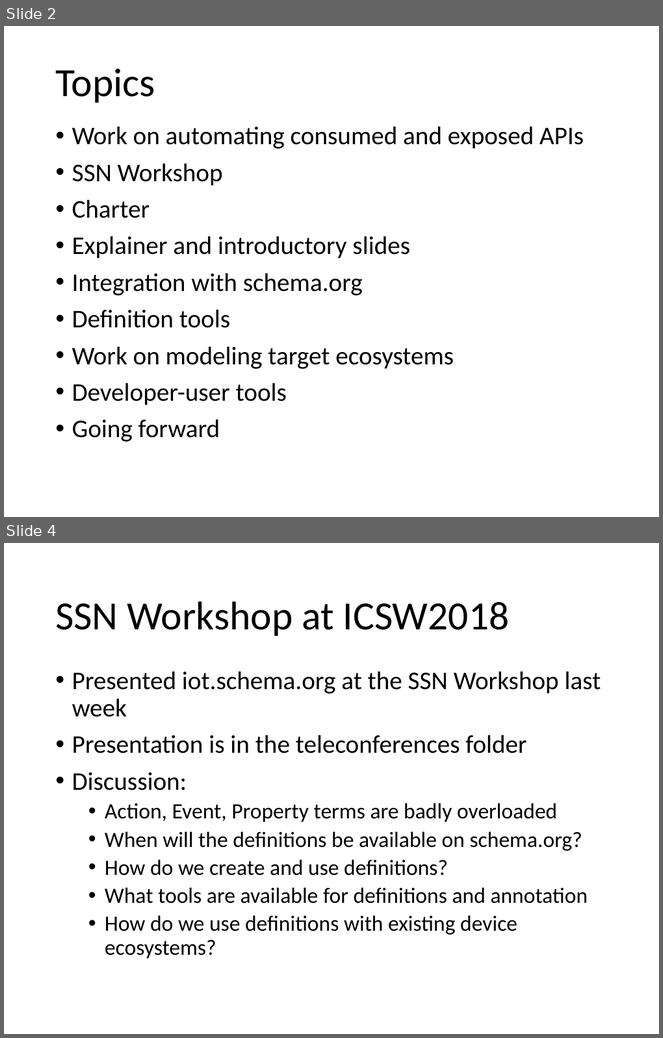
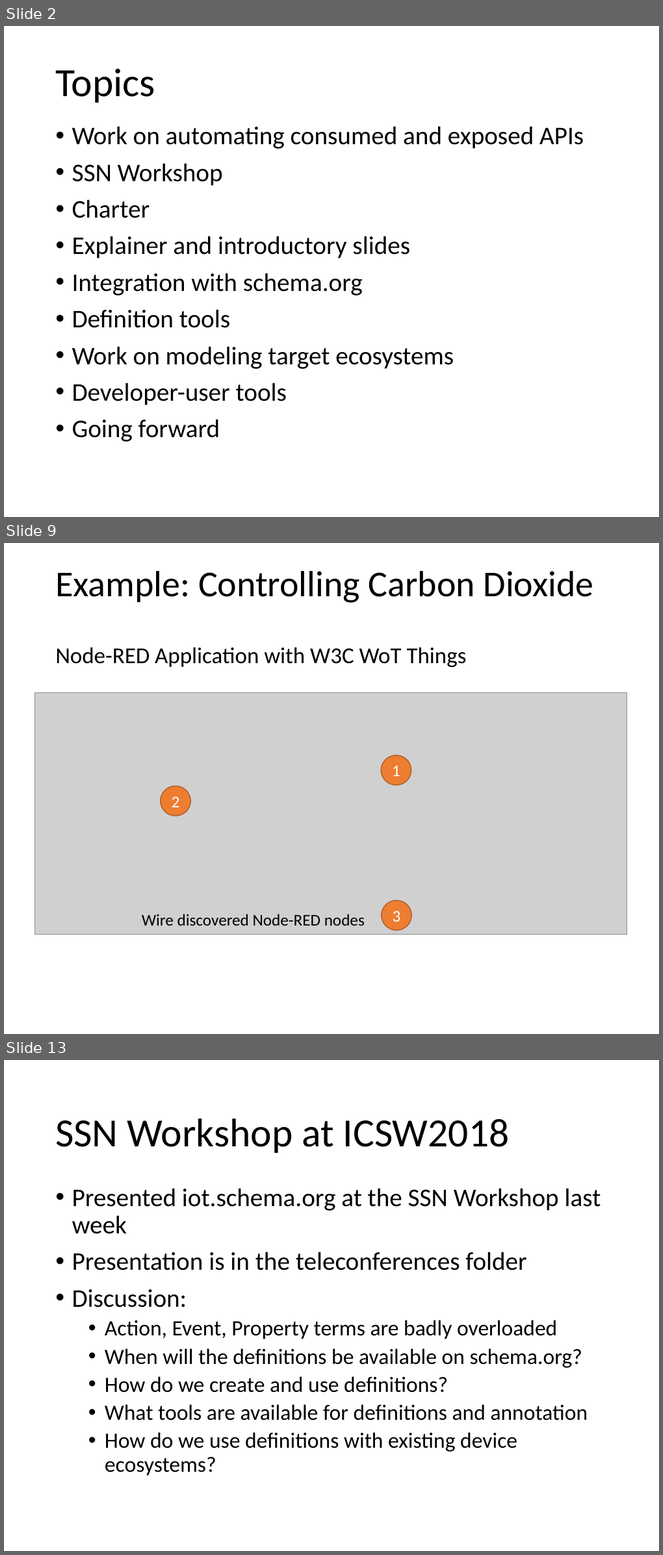
Before and after one commit to iot-schema-collab/teleconferences, a slide deck: iotschema-status-20181026.pptx. Shown one above the other, each under a label of ours: slides 2 and 4 before the commit, slides 2, 9 and 13 after it; the slides between them are not shown. The pictures are 663x1038 and 663x1555 pixels, drawn with LibreOffice and Linux fonts; fonts in the diff are those of the drawing; grey boxes stand for pictures. Boxes give left, top, right and bottom in pixels: in the first picture for what was removed or moved away, otherwise in the second. Text is boxed around its words. In the diff, an @@ line names an element or a change of style, - is before the commit and + after.

Commit message:
Concept: iot.schema.org for Node-RED.

```diff
--- a/iotschema-status-20181026.pptx
+++ b/iotschema-status-20181026.pptx
@@ slide 9 added at (x1=4, y1=543, x2=659, y2=1034), background #FFFFFF @@
@@ title added at (x1=55, y1=571, x2=594, y2=667), 25 pt, text #000000 @@
+Example: Controlling Carbon Dioxide
+Node-RED Application with W3C WoT Things
@@ picture added at (x1=35, y1=693, x2=627, y2=935) @@
@@ ellipse added at (x1=382, y1=756, x2=412, y2=785), fill #ED7D31, outline #AF5C24 1 pt, 18 pt, text #FFFFFF @@
+1
@@ ellipse added at (x1=161, y1=786, x2=191, y2=815), fill #ED7D31, outline #AF5C24 1 pt, 18 pt, text #FFFFFF @@
+2
@@ ellipse added at (x1=382, y1=901, x2=412, y2=930), fill #ED7D31, outline #AF5C24 1 pt, 18 pt, text #FFFFFF @@
+3
@@ text added at (x1=142, y1=914, x2=365, y2=926), 18 pt, text #000000 @@
+Wire discovered Node-RED nodes
@@ what was slide 4 is now slide 13 @@
```
Also in this commit, not shown: 4 slides changed, 8 other slides added, 1 other file.
